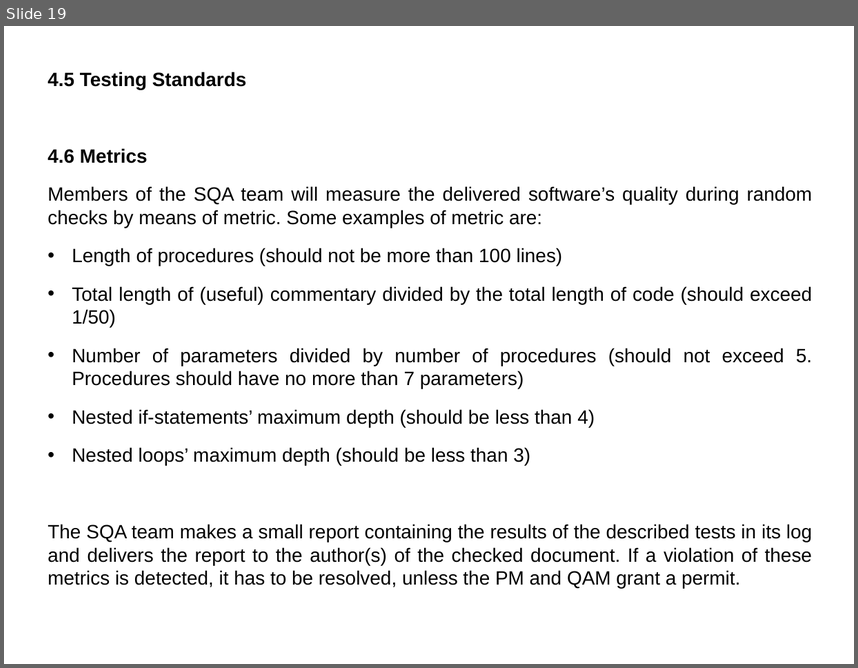
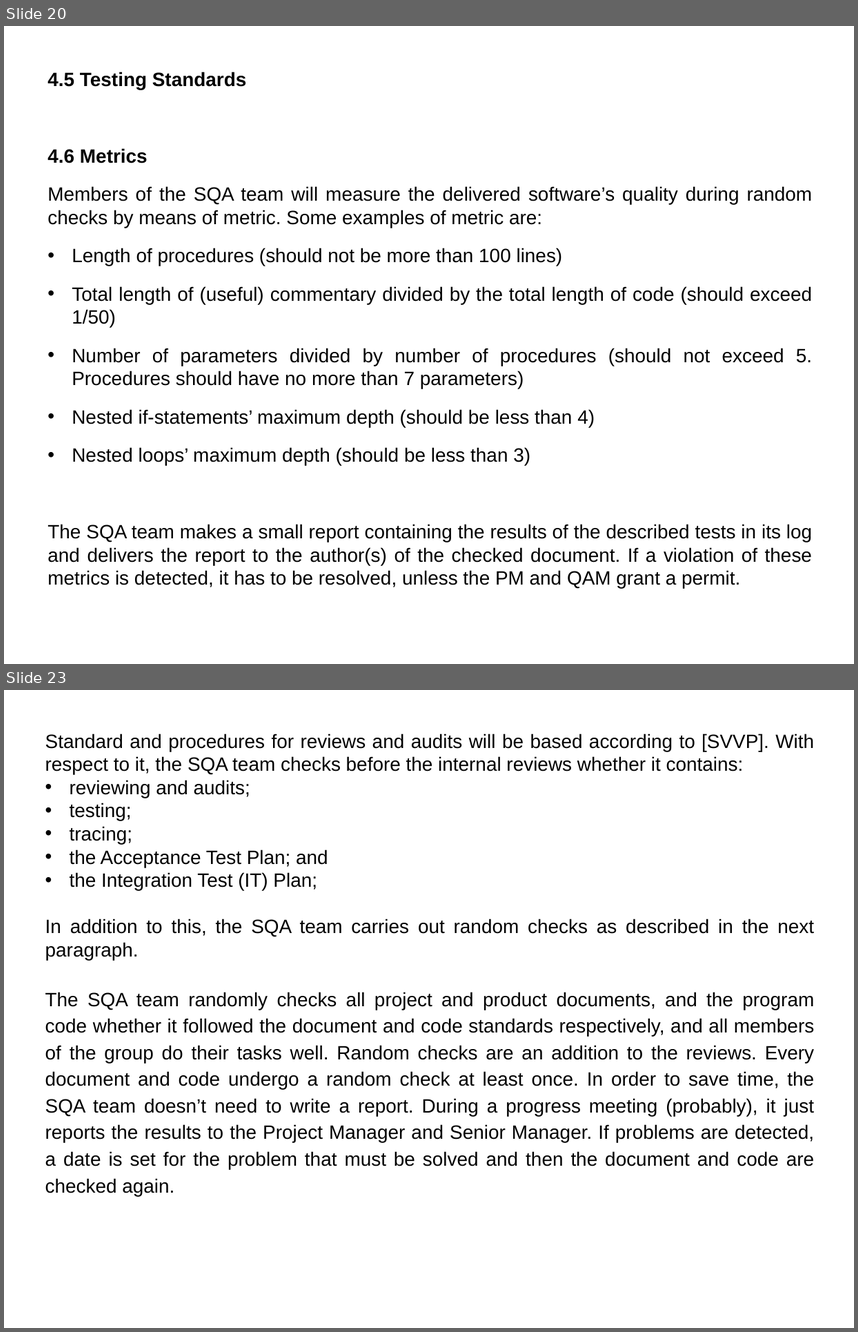
Before and after one commit to catherinemaglasang/e-store-by-scorpio, a slide deck: Presentation/SQAP.odp. Shown one above the other, each under a label of ours: slide 19 before the commit, slides 20 and 23 after it; the slides between them are not shown. The pictures are 858x668 and 858x1332 pixels, drawn with LibreOffice and Linux fonts; fonts in the diff are those of the drawing. Boxes give left, top, right and bottom in pixels: in the first picture for what was removed or moved away, otherwise in the second. Text is boxed around its words. In the diff, an @@ line names an element or a change of style, - is before the commit and + after.

```diff
--- a/Presentation/SQAP.odp
+++ b/Presentation/SQAP.odp
@@ slide 23 added at (4,690,854,1328), background #FFFFFF @@
@@ free added at (38,725,823,1224), 18 pt, text #000000 @@
+Standard and procedures for reviews and audits will be based according to [SVVP]. With respect to it, the SQA team checks before the internal reviews whether it contains:
+• reviewing and audits;
+• testing;
+• tracing;
+• the Acceptance Test Plan; and
+• the Integration Test (IT) Plan;
+In addition to this, the SQA team carries out random checks as described in the next paragraph.
+The SQA team randomly checks all project and product documents, and the program code whether it followed the document and code standards respectively, and all members of the group do their tasks well. Random checks are an addition to the reviews. Every document and code undergo a random check at least once. In order to save time, the SQA team doesn’t need to write a report. During a progress meeting (probably), it just reports the results to the Project Manager and Senior Manager. If problems are detected, a date is set for the problem that must be solved and then the document and code are checked again.
@@ what was slide 19 is now slide 20 @@
```
Also in this commit, not shown: 4 slides changed, 2 other slides added.
